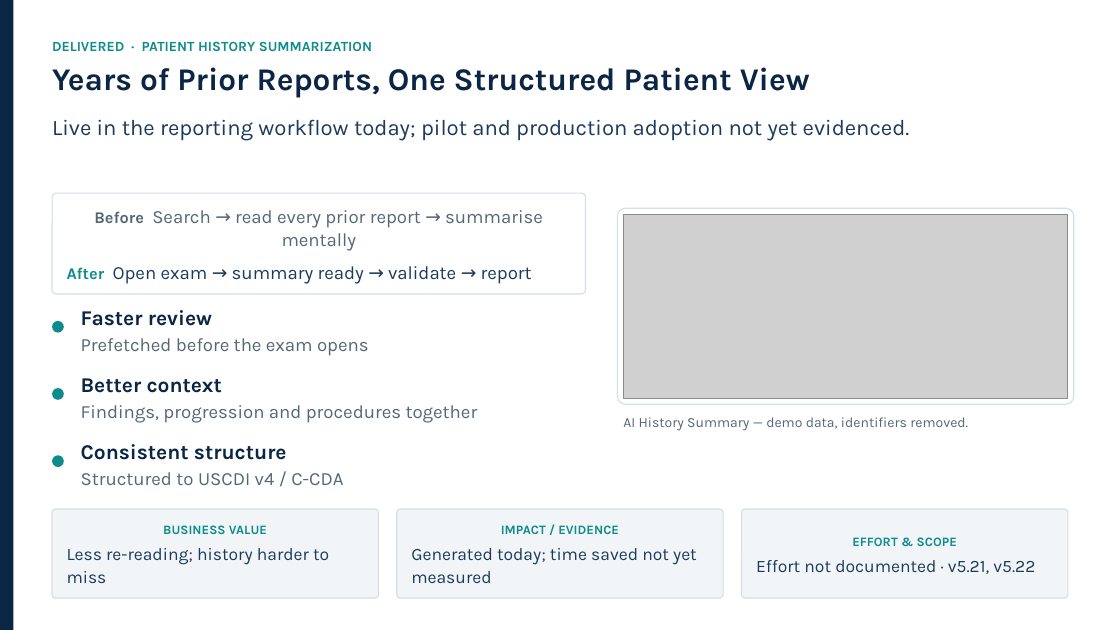
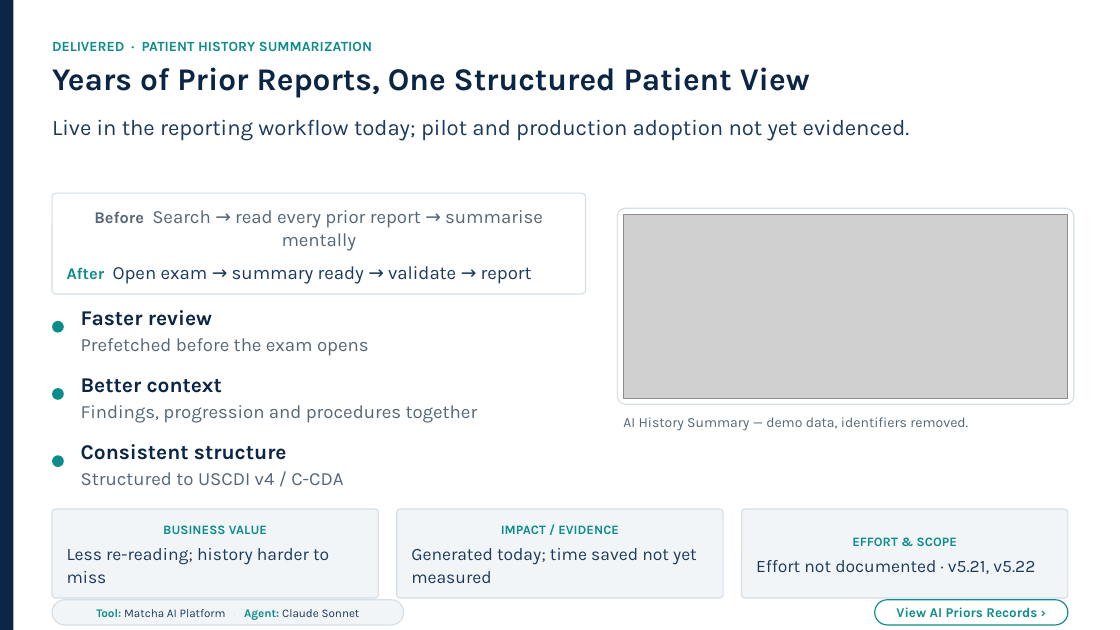
Before and after one commit to mohammadmoharam/presentation, a slide deck: slide 1 of MS-AI/Executive-Presentation/AI-Executive-Overview.pptx. Drawn at 1120x630 pixels with LibreOffice and Linux fonts; fonts in the diff are those of the drawing; grey boxes stand for pictures. Boxes give left, top, right and bottom in pixels: in the first picture for what was removed or moved away, otherwise in the second. Text is boxed around its words. In the diff, an @@ line names an element or a change of style, - is before the commit and + after.

```diff
--- a/MS-AI/Executive-Presentation/AI-Executive-Overview.pptx
+++ b/MS-AI/Executive-Presentation/AI-Executive-Overview.pptx
@@ rounded rectangle added at bbox=[52, 600, 403, 625], fill #F2F5F8, outline #D6DEE6 1 pt, 10 pt, text #1B3A5C @@
+Tool: Matcha AI Platform · Agent: Claude Sonnet
@@ rounded rectangle added at bbox=[875, 600, 1068, 625], fill #FFFFFF, outline #0E8C8B 1 pt, 11.5 pt, text #0E8C8B, bold @@
+View AI Priors Records ›
```
Also in this commit, not shown: 1 other slide changed, 2 slides added, 14 other files.
